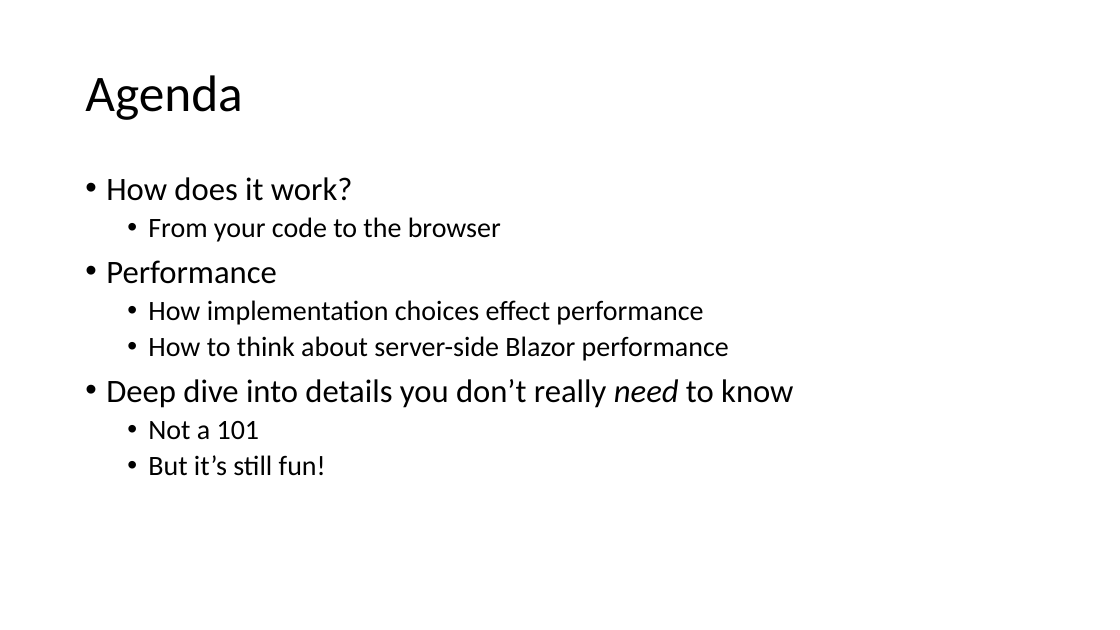
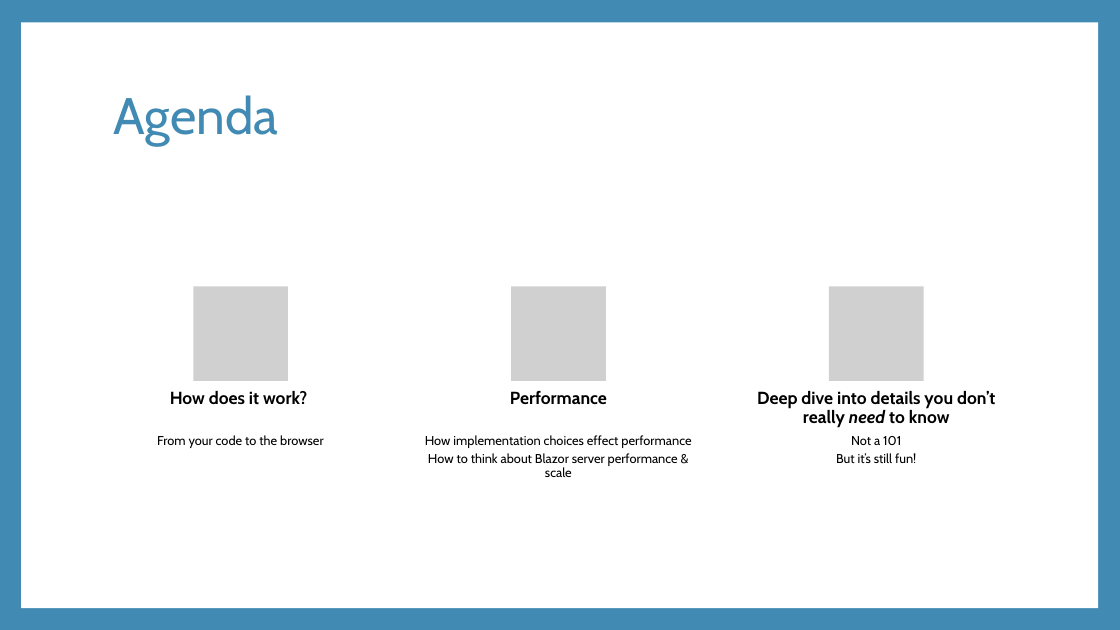
Before and after one commit to rynowak/Presentations, a slide deck: slide 5 of 2019/AusNzMeetups/blazor/slides.pptx (slide 2 before the commit). Drawn at 1120x630 pixels with LibreOffice and Linux fonts; fonts in the diff are those of the drawing; grey boxes stand for pictures. Boxes give left, top, right and bottom in pixels: in the first picture for what was removed or moved away, otherwise in the second. Text is boxed around its words. In the diff, an @@ line names an element or a change of style, - is before the commit and + after.

Commit message:
Add slides for Blazor deep-dive

```diff
--- a/2019/AusNzMeetups/blazor/slides.pptx
+++ b/2019/AusNzMeetups/blazor/slides.pptx
@@ background #FFFFFF to #418AB3 @@
@@ rectangle added at (21, 23, 1098, 608), fill #FFFFFF @@
@@ title "Agenda": place and size @@
-title "Agenda" at (85, 75, 242, 120)
+title "Agenda" at (113, 95, 278, 145)
@@ title "Agenda" at (113, 95, 278, 145): font Calibri to Cabin, text colour #000000 to #418AB3 @@
@@ text removed at (106, 177, 793, 476) @@
-• How does it work?
-  • From your code to the browser
-• Performance
-  • How implementation choices effect performance
-  • How to think about server-side Blazor performance
-• Deep dive into details you don’t really need to know
-  • Not a 101
-  • But it’s still fun!
@@ group added at (157, 287, 995, 477): 6 texts, 3 pictures @@
+How does it work?
+From your code to the browser
+Performance
+How implementation choices effect performance
+How to think about Blazor server performance & scale
+Deep dive into details you don’t really need to know
+Not a 101
+But it’s still fun!
```
Also in this commit, not shown: 16 other slides changed, 11 slides added, 3 slides removed, 16 other files.
